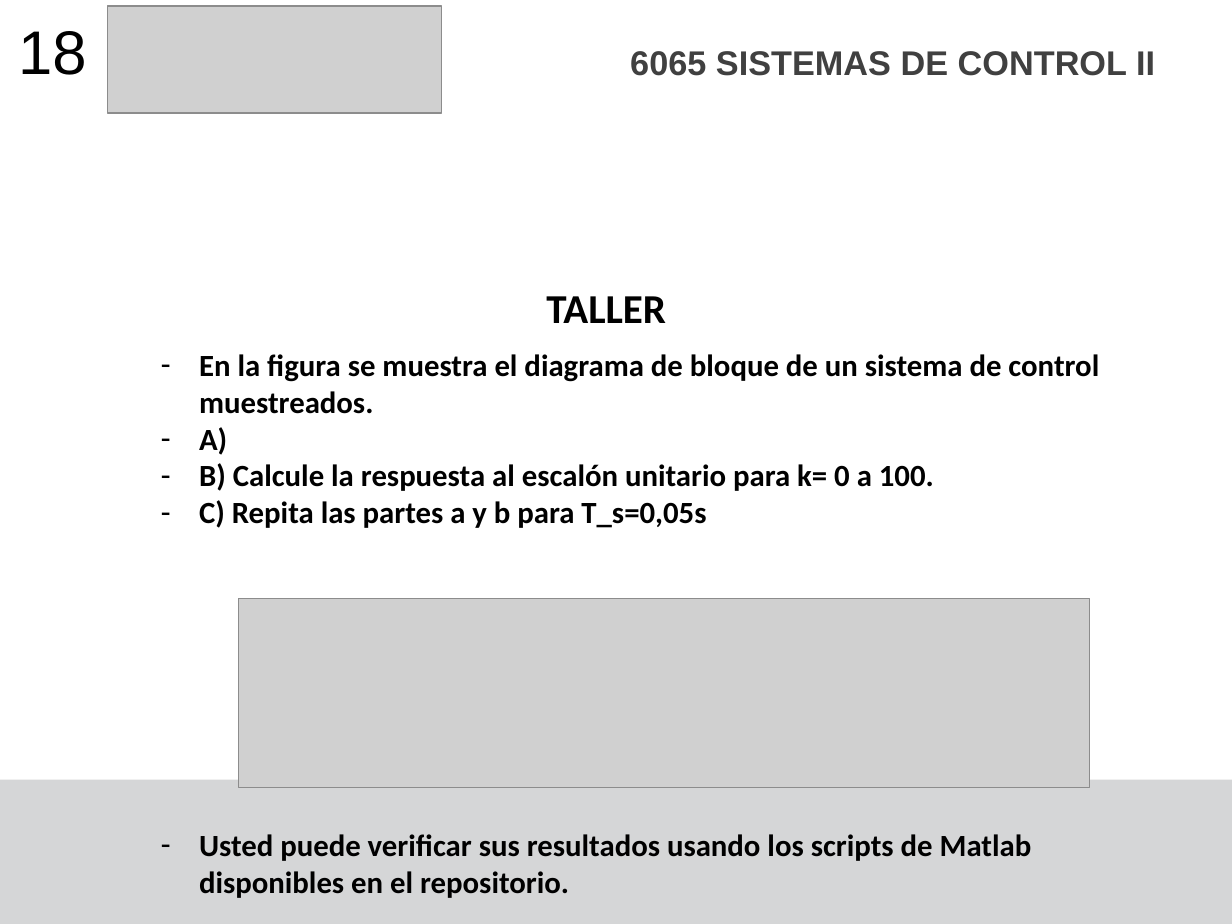
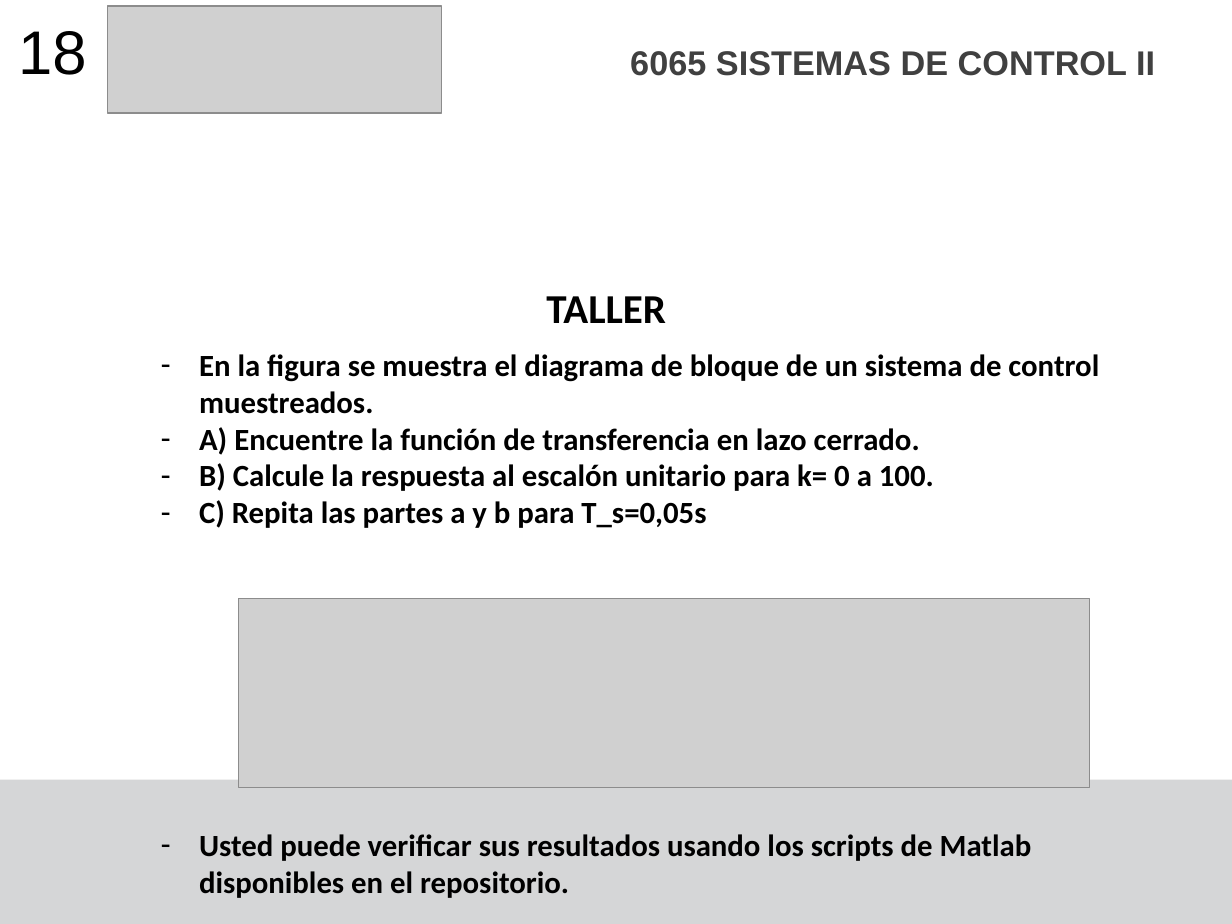
Before and after one commit to F4bian1012/Sistemas-de-Control-II---Ingenier-a-Mecatr-nica, a slide deck: slide 18 of Sesión_4/Sistemas de segundo orden Discretos.pptx. Drawn at 1232x924 pixels with LibreOffice and Linux fonts; fonts in the diff are those of the drawing; grey boxes stand for pictures. Boxes give left, top, right and bottom in pixels: in the first picture for what was removed or moved away, otherwise in the second. Text is boxed around its words. In the diff, an @@ line names an element or a change of style, - is before the commit and + after.

```diff
--- a/Sesión_4/Sistemas de segundo orden Discretos.pptx
+++ b/Sesión_4/Sistemas de segundo orden Discretos.pptx
@@ text at box(199, 427, 920, 455): text changed @@
-– A)
+– A) Encuentre la función de transferencia en lazo cerrado.
```
Also in this commit, not shown: 24 other files.
